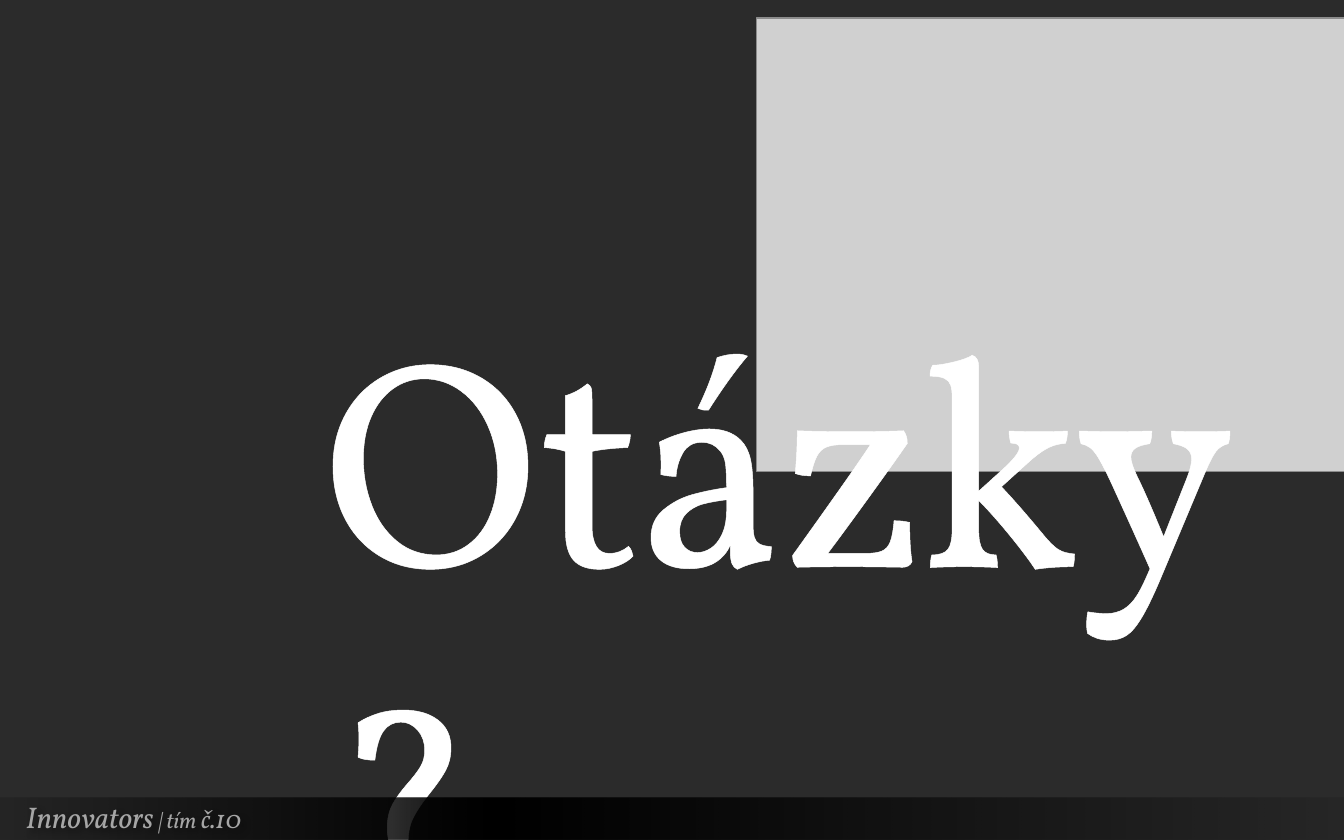
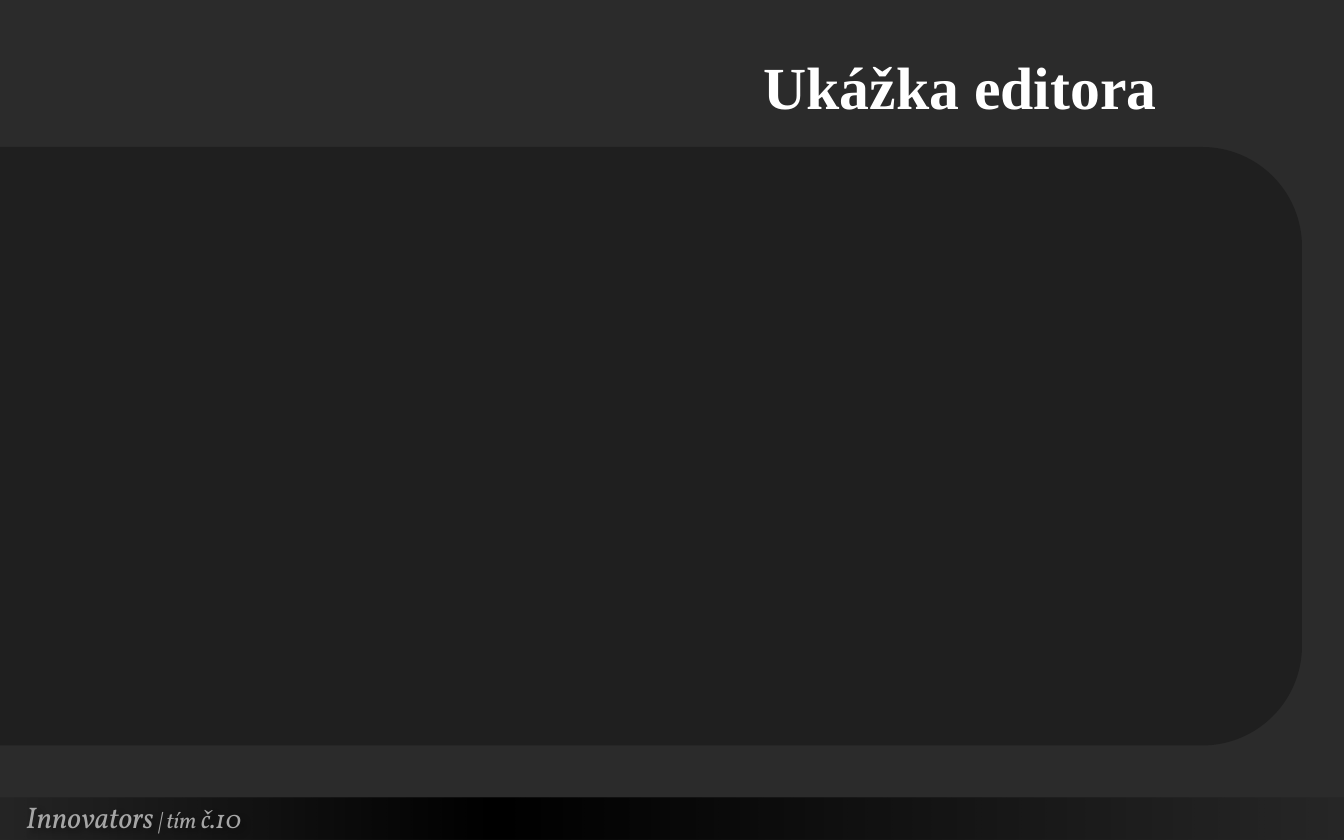
Before and after one commit to Innovators-Team10/Documentation, a slide deck: slide 4 of Dokumentacie/Ostatne/Innovators.pptx (slide 7 before the commit). Drawn at 1344x840 pixels with LibreOffice and Linux fonts; fonts in the diff are those of the drawing; grey boxes stand for pictures; background and template pictures are left out; a plain dark background stands for a picture behind light text. Boxes give left, top, right and bottom in pixels: in the first picture for what was removed or moved away, otherwise in the second. Text is boxed around its words. In the diff, an @@ line names an element or a change of style, - is before the commit and + after.

```diff
--- a/Dokumentacie/Ostatne/Innovators.pptx
+++ b/Dokumentacie/Ostatne/Innovators.pptx
@@ picture removed at [757, 17, 1344, 472] @@
@@ text added at [763, 67, 1156, 110], 32 pt, text #FFFFFF, bold @@
+Ukážka editora
@@ round same rect added at [0, 148, 1302, 746], fill #000000 at 28% opacity @@
@@ text removed at [323, 285, 1235, 641] @@
-Otázky?
```
Also in this commit, not shown: 3 other slides changed, 9 slides added, 3 slides removed.
